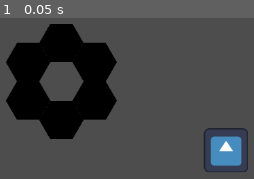
Above: before the commit, frame 1.
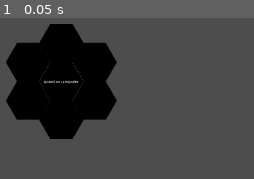
Above: after the commit, the same moment.

Repository: jm8/godotgamejam76
Game: Godot game, scene res://main.tscn
Same seed, same stepped clock (60 frames per second), same inputs: the game is played once before the commit and once after it. The engine's default icon, where the game draws it, is replaced by a stand-in: a white triangle on a blue panel in a dark square.
Inputs:
- Up to frame 1 (0.05 s): no input

The runs differ from the first frame. In frame 1, 6.1% of the frame differs, in the area x 15-98%, y 27-96%.

Commit message:
quantum computer

Diff:
--- a/main.tscn
+++ b/main.tscn
@@ -1,8 +1,9 @@
-[gd_scene load_steps=6 format=4 uid="uid://bol2ba5y41ryl"]
+[gd_scene load_steps=7 format=4 uid="uid://bol2ba5y41ryl"]
 
 [ext_resource type="Script" path="res://main.gd" id="1_d8iqm"]
 [ext_resource type="Texture2D" uid="uid://c0bj0bx6pqc13" path="res://icon.svg" id="1_hl6sv"]
 [ext_resource type="Texture2D" uid="uid://cd7kh6gkx87p" path="res://hexbig128.png" id="2_snsdc"]
+[ext_resource type="Texture2D" uid="uid://dvcs5h7tamv1b" path="res://quantum_computer.png" id="3_6lchj"]
 
 [sub_resource type="TileSetAtlasSource" id="TileSetAtlasSource_86kr6"]
 texture = ExtResource("2_snsdc")
@@ -19,7 +20,7 @@
 script = ExtResource("1_d8iqm")
 
 [node name="Icon" type="Sprite2D" parent="."]
-position = Vector2(443, 199)
+position = Vector2(-27, -7)
 texture = ExtResource("1_hl6sv")
 
 [node name="TileMapLayer" type="TileMapLayer" parent="."]
@@ -28,3 +29,7 @@
 
 [node name="Camera2D" type="Camera2D" parent="."]
 zoom = Vector2(0.5, 0.5)
+
+[node name="QuantumComputer" type="Sprite2D" parent="."]
+position = Vector2(-32, 0)
+texture = ExtResource("3_6lchj")
Binary file added: quantum_computer.png
Not shown, added: quantum_computer.png.import
